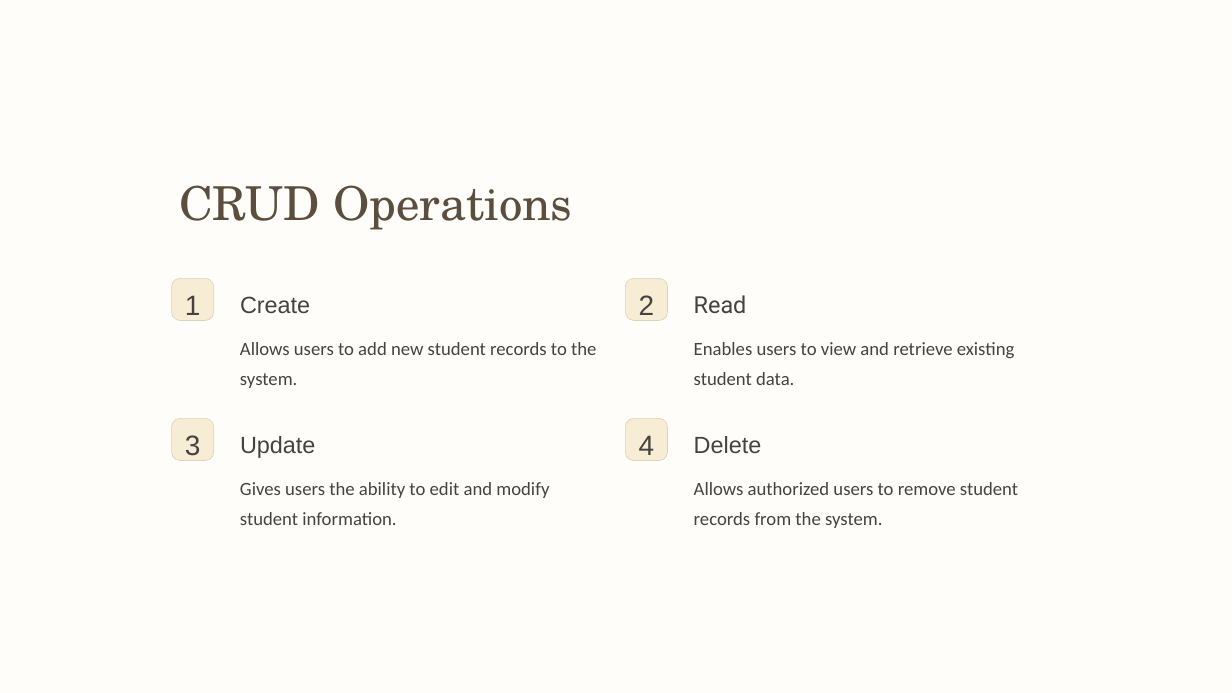
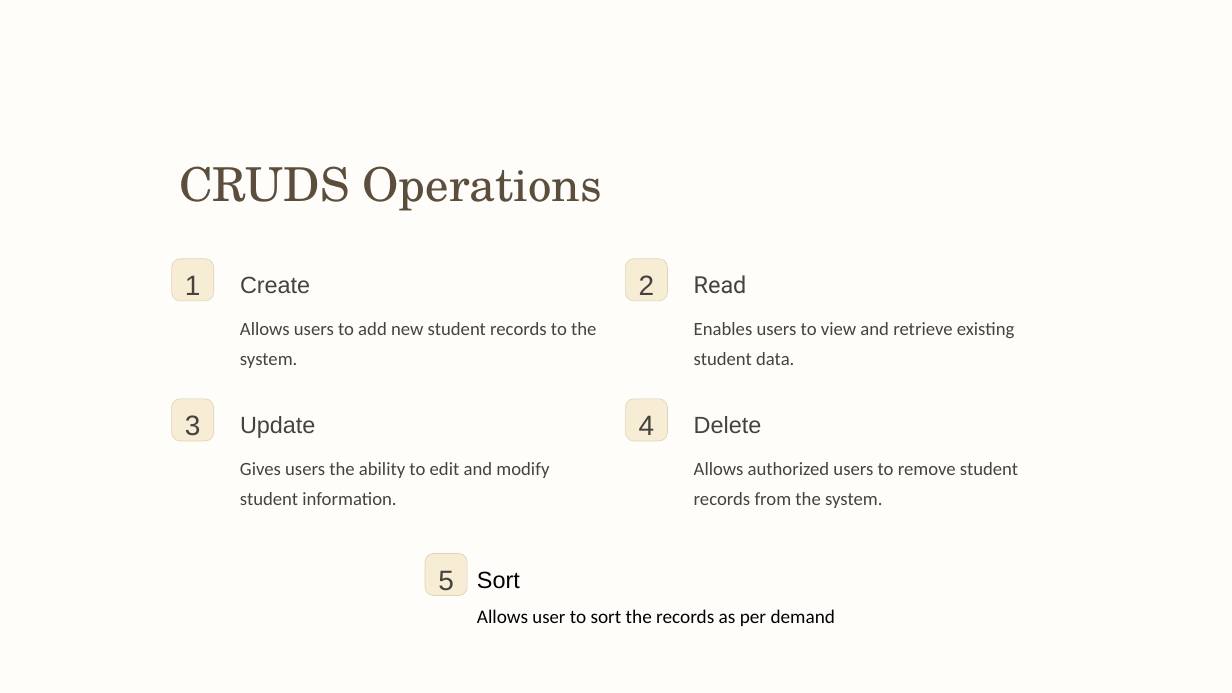
Before and after one commit to inquaid/Student_Management_System, a slide deck: slide 4 of slide_for_presentation.pptx (slide 3 before the commit). Drawn at 1232x693 pixels with LibreOffice and Linux fonts; fonts in the diff are those of the drawing; background and template pictures are left out. Boxes give left, top, right and bottom in pixels: in the first picture for what was removed or moved away, otherwise in the second. Text is boxed around its words. In the diff, an @@ line names an element or a change of style, - is before the commit and + after.

```diff
--- a/slide_for_presentation.pptx
+++ b/slide_for_presentation.pptx
@@ rectangle added at bbox=[0, 0, 1232, 692], fill #FFFDFA @@
@@ text at bbox=[179, 166, 602, 211]: text changed @@
-CRUD Operations
+CRUDS Operations
@@ 12 texts, 4 rounded rectangles: place and size @@
-12 texts, 4 rounded rectangles at bbox=[172, 278, 1018, 528]
+12 texts, 4 rounded rectangles at bbox=[172, 259, 1018, 508]
@@ rounded rectangle added at bbox=[425, 554, 467, 596], fill #F7EDD4, outline #DDD3BA 0.6 pt @@
@@ text added at bbox=[438, 570, 454, 591], 26.2 pt, text #454240 @@
+5
@@ text added at bbox=[477, 571, 520, 589], 21.9 pt, text #000000 @@
+Sort
@@ text added at bbox=[477, 609, 835, 626], 18 pt, text #000000 @@
+Allows user to sort the records as per demand
```
Also in this commit, not shown: 1 slide added, 10 other files.
